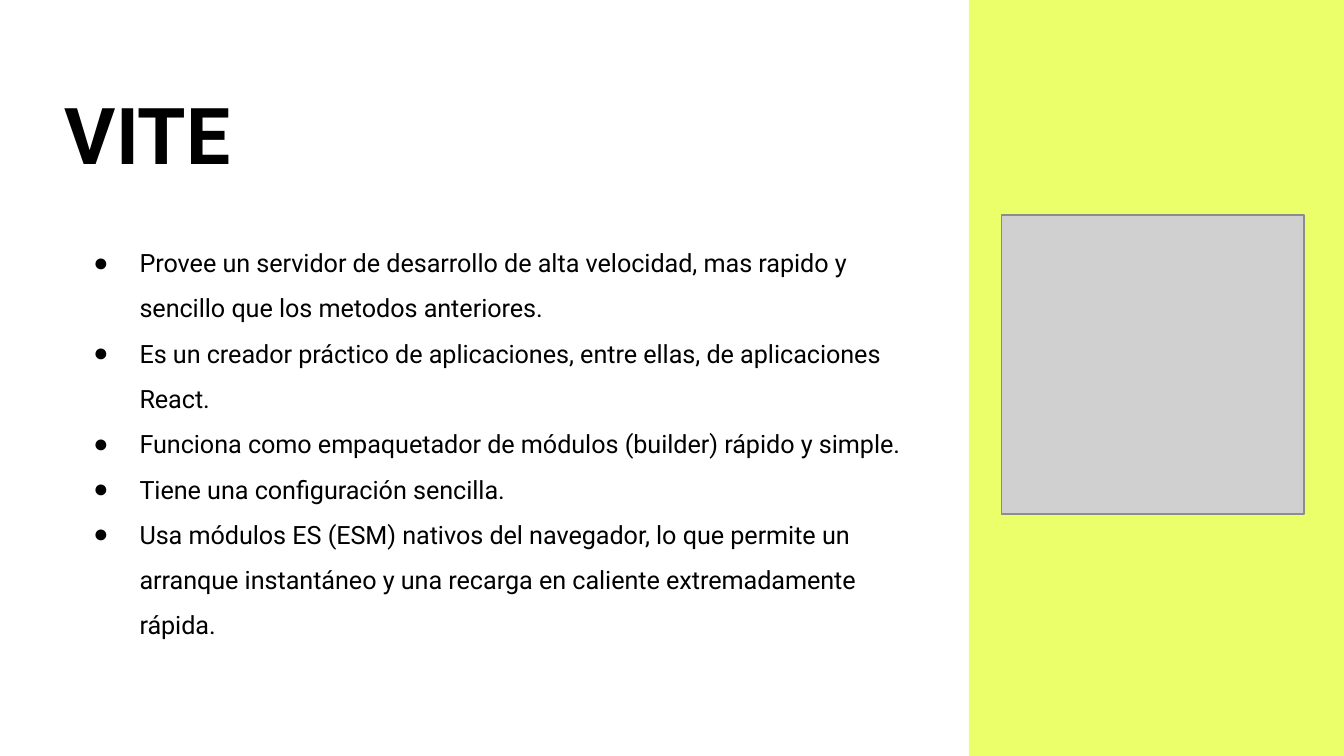
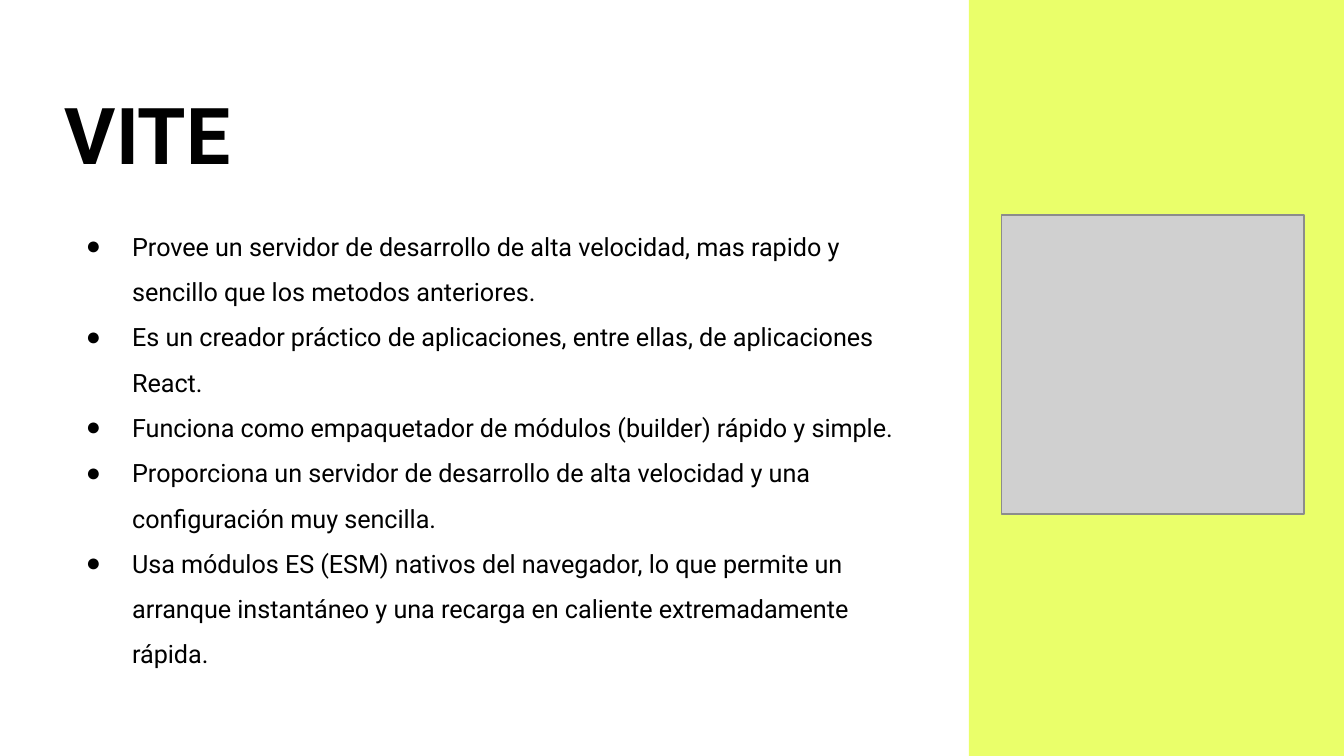
Before and after one commit to Arturogrottoli/Project-React-Js, a slide deck: slide 3 of Clase02/Unidad 2 - Clase en vivo.pptx. Drawn at 1344x756 pixels with LibreOffice and Linux fonts; fonts in the diff are those of the drawing; grey boxes stand for pictures; background and template pictures are left out. Boxes give left, top, right and bottom in pixels: in the first picture for what was removed or moved away, otherwise in the second. Text is boxed around its words. In the diff, an @@ line names an element or a change of style, - is before the commit and + after.

```diff
--- a/Clase02/Unidad 2 - Clase en vivo.pptx
+++ b/Clase02/Unidad 2 - Clase en vivo.pptx
@@ text "Provee un servidor de desarrollo ...": place and size @@
-text "Provee un servidor de desarrollo ..." at bbox=[140, 253, 900, 639]
+text "Provee un servidor de desarrollo ..." at bbox=[132, 237, 893, 668]
@@ text at bbox=[132, 463, 810, 534]: text changed @@
-● Tiene una configuración sencilla.
+● Proporciona un servidor de desarrollo de alta velocidad y una configuración muy sencilla.
```
Also in this commit, not shown: 3 other slides changed, 2 slides removed.
